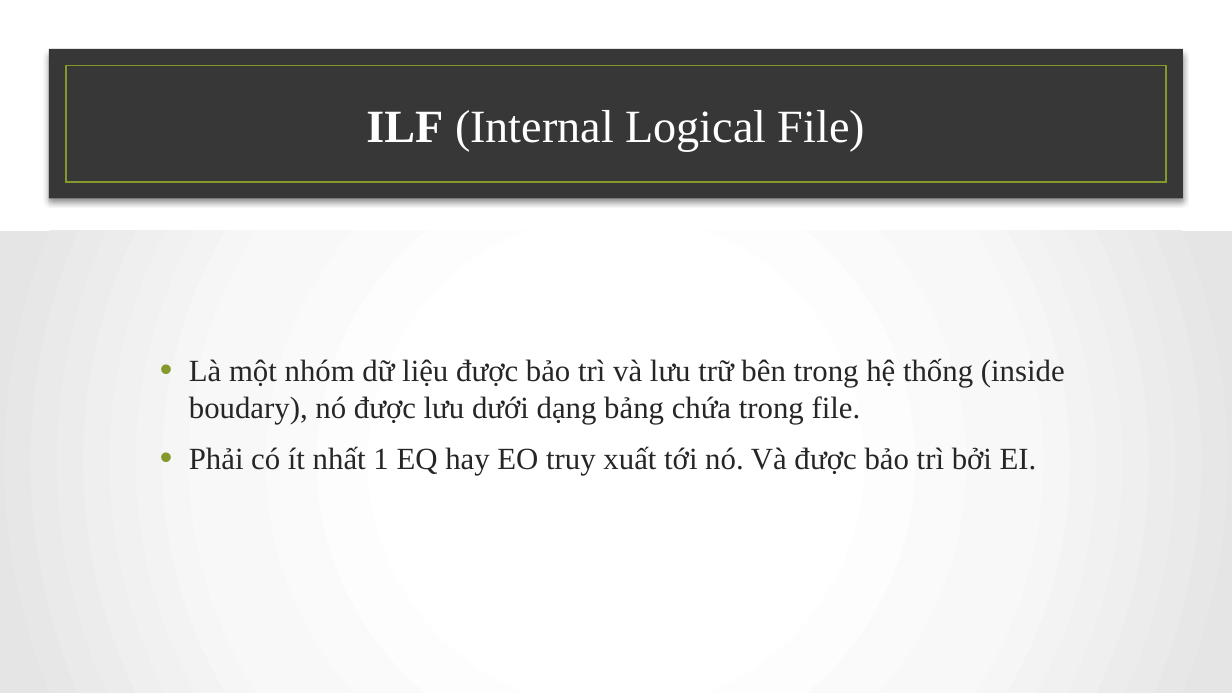
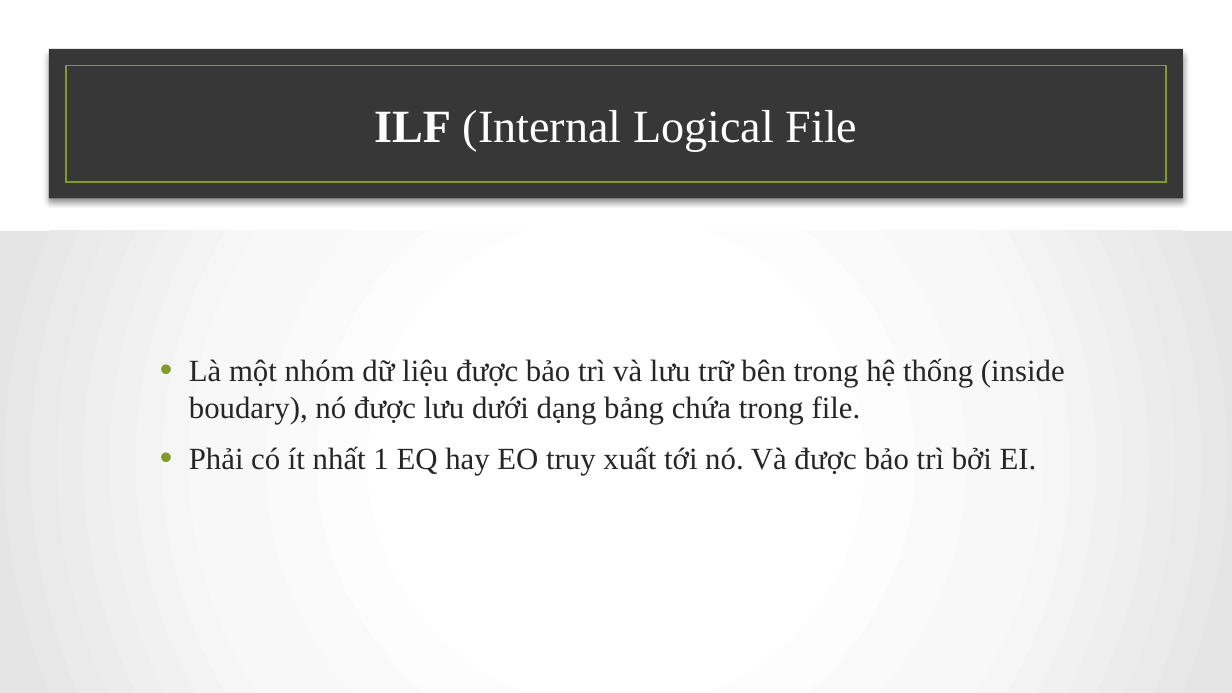
Before and after one commit to NamBang/CEMEM, a slide deck: slide 30 of FILE_BAO_CAO/Funciton-Point .pptx (slide 29 before the commit). Drawn at 1232x693 pixels with LibreOffice and Linux fonts; fonts in the diff are those of the drawing; background and template pictures are left out. Boxes give left, top, right and bottom in pixels: in the first picture for what was removed or moved away, otherwise in the second. Text is boxed around its words. In the diff, an @@ line names an element or a change of style, - is before the commit and + after.

```diff
--- a/FILE_BAO_CAO/Funciton-Point .pptx
+++ b/FILE_BAO_CAO/Funciton-Point .pptx
@@ title at <box>374,110,858,151</box>: text changed @@
-ILF (Internal Logical File)
+ILF (Internal Logical File
```
Also in this commit, not shown: 14 other slides changed, 5 slides added, 2 slides removed.
